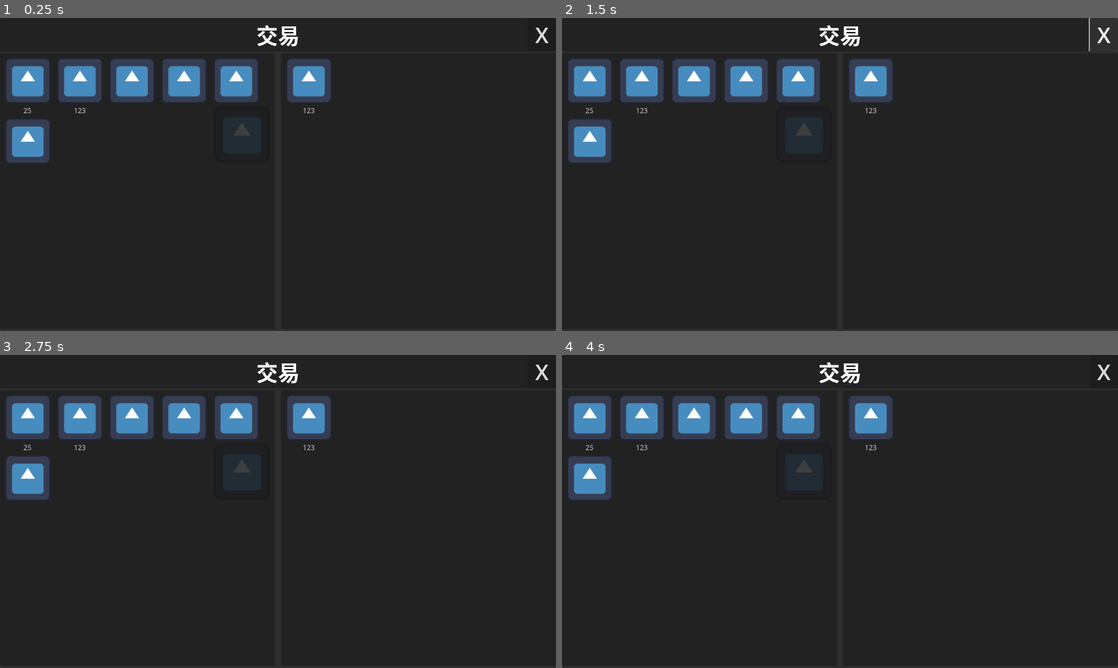
Above: before the commit, frames 1-4 (two rows, left to right).
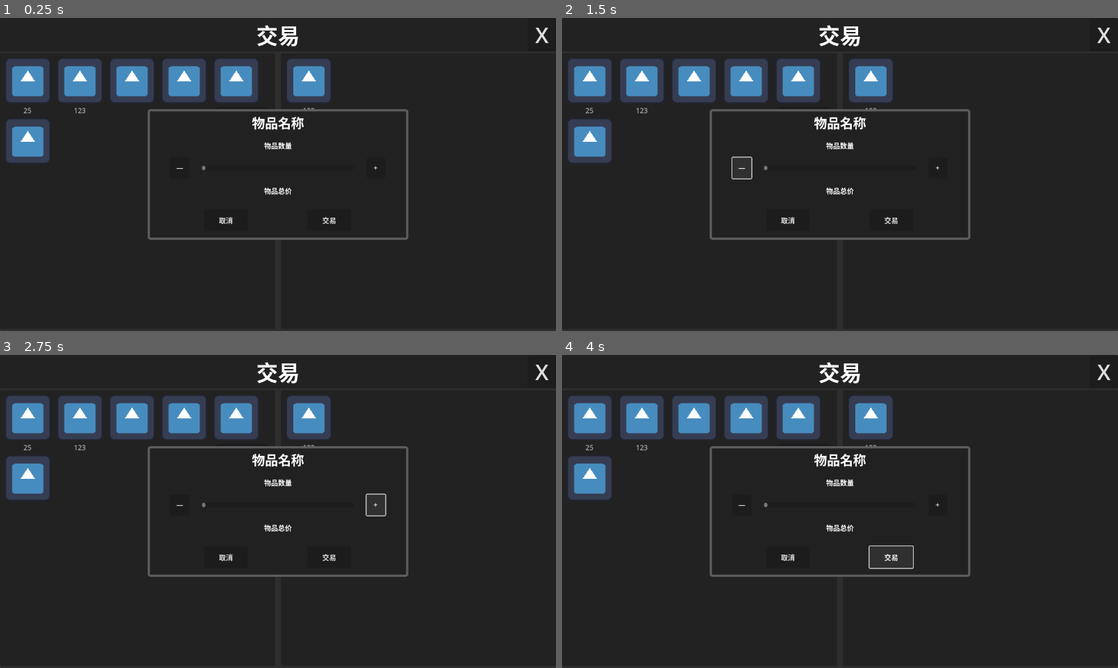
Above: after the commit, the same moments.

Repository: lxdua/EndingLine
Game: Godot game, scene res://Trade/Scene/trade_test.tscn
Same seed, same stepped clock (60 frames per second), same inputs: the game is played once before the commit and once after it. This scene is started directly instead of the project's main scene. The engine's default icon, where the game draws it, is replaced by a stand-in: a white triangle on a blue panel in a dark square.
Inputs (mouse positions are in pixels of both pictures, inside the frame that each line leads up to):
- Up to frame 1 (0.25 s): no input
- Up to frame 2 (1.5 s): click "X" at 0.5 s; click "X" (after the commit: "—") at 1.25 s
- Up to frame 3 (2.75 s): click (378, 505) at 2 s, where only the run after the commit has a clickable "+"
- Up to frame 4 (4 s): click "X" (after the commit: "取消") at 2.75 s; click (890, 558) at 3.5 s, where only the run after the commit has a clickable "交易"

The runs differ from the first frame. In frame 1, 1.6% of the frame differs, in the area x 2-74%, y 15-71%; in frame 2, 1.7%, in the area x 2-100%, y 0-71%; in frame 3, 1.7%; in frame 4, 1.7%.

Commit message:
1

Diff:
--- /dev/null
+++ b/endinglinetry/Trade/Scene/TradeUI/goods_list.tscn
@@ -0,0 +1,16 @@
+[gd_scene load_steps=3 format=3 uid="uid://c0en6jwj481vt"]
+
+[ext_resource type="Script" path="res://Trade/Script/TradeUI/goods_list.gd" id="1_4x8wb"]
+[ext_resource type="Script" path="res://Trade/Script/TradeUI/goods_list_item.gd" id="2_gmcxx"]
+
+[node name="GoodsList" type="ScrollContainer"]
+script = ExtResource("1_4x8wb")
+
+[node name="VBoxContainer" type="VBoxContainer" parent="."]
+layout_mode = 2
+size_flags_horizontal = 3
+size_flags_vertical = 3
+
+[node name="GoodsListItem" type="PanelContainer" parent="VBoxContainer"]
+layout_mode = 2
+script = ExtResource("2_gmcxx")
--- /dev/null
+++ b/endinglinetry/Trade/Scene/TradeUI/goods_list_item.tscn
@@ -0,0 +1,33 @@
+[gd_scene load_steps=3 format=3 uid="uid://colrqteefvben"]
+
+[ext_resource type="Script" path="res://Trade/Script/TradeUI/goods_list_item.gd" id="1_04p4h"]
+[ext_resource type="Texture2D" uid="uid://dgbe8puaplb6m" path="res://icon.svg" id="1_u24qo"]
+
+[node name="GoodsListItem" type="PanelContainer"]
+size_flags_vertical = 3
+script = ExtResource("1_04p4h")
+
+[node name="HBoxContainer" type="HBoxContainer" parent="."]
+layout_mode = 2
+
+[node name="MarginContainer" type="MarginContainer" parent="HBoxContainer"]
+layout_mode = 2
+theme_override_constants/margin_left = 5
+theme_override_constants/margin_top = 5
+theme_override_constants/margin_right = 5
+theme_override_constants/margin_bottom = 5
+
+[node name="IconRect" type="TextureRect" parent="HBoxContainer/MarginContainer"]
+layout_mode = 2
+texture = ExtResource("1_u24qo")
+expand_mode = 2
+
+[node name="ItemDataText" type="RichTextLabel" parent="HBoxContainer"]
+layout_mode = 2
+size_flags_horizontal = 3
+text = "物品名称
+当前单价:1
+指导单价:1
+数量:0
+"
+scroll_active = false
--- /dev/null
+++ b/endinglinetry/Trade/Scene/TradeUI/trade_ui.tscn
@@ -0,0 +1,219 @@
+[gd_scene load_steps=6 format=3 uid="uid://dovfytcll6bqb"]
+
+[ext_resource type="Texture2D" uid="uid://dgbe8puaplb6m" path="res://icon.svg" id="1_5n6at"]
+[ext_resource type="Script" path="res://Trade/Script/TradeUI/trade_ui.gd" id="1_kgsjj"]
+
+[sub_resource type="StyleBoxEmpty" id="StyleBoxEmpty_m242h"]
+
+[sub_resource type="StyleBoxEmpty" id="StyleBoxEmpty_64eyq"]
+
+[sub_resource type="StyleBoxFlat" id="StyleBoxFlat_3kst5"]
+bg_color = Color(0.129412, 0.129412, 0.129412, 1)
+border_width_left = 5
+border_width_top = 5
+border_width_right = 5
+border_width_bottom = 5
+border_color = Color(0.384314, 0.384314, 0.384314, 0.929412)
+corner_radius_top_left = 5
+corner_radius_top_right = 5
+corner_radius_bottom_right = 5
+corner_radius_bottom_left = 5
+
+[node name="TradeUI" type="CanvasLayer"]
+script = ExtResource("1_kgsjj")
+
+[node name="Panel" type="Panel" parent="."]
+anchors_preset = 15
+anchor_right = 1.0
+anchor_bottom = 1.0
+grow_horizontal = 2
+grow_vertical = 2
+
+[node name="VBoxContainer" type="VBoxContainer" parent="."]
+anchors_preset = 15
+anchor_right = 1.0
+anchor_bottom = 1.0
+grow_horizontal = 2
+grow_vertical = 2
+size_flags_horizontal = 3
+size_flags_vertical = 2
+
+[node name="VBox" type="PanelContainer" parent="VBoxContainer"]
+clip_contents = true
+custom_minimum_size = Vector2(0, 50)
+layout_mode = 2
+size_flags_horizontal = 3
+size_flags_vertical = 0
+
+[node name="Label" type="Label" parent="VBoxContainer/VBox"]
+layout_mode = 2
+size_flags_horizontal = 4
+theme_override_font_sizes/font_size = 50
+text = "交易"
+
+[node name="Button" type="Button" parent="VBoxContainer/VBox"]
+layout_mode = 2
+size_flags_horizontal = 8
+theme_override_font_sizes/font_size = 50
+text = " X "
+
+[node name="HBox" type="HBoxContainer" parent="VBoxContainer"]
+custom_minimum_size = Vector2(100, 100)
+layout_mode = 2
+size_flags_horizontal = 3
+size_flags_vertical = 3
+
+[node name="MarginContainer" type="MarginContainer" parent="VBoxContainer/HBox"]
+layout_mode = 2
+size_flags_horizontal = 3
+theme_override_constants/margin_right = 5
+theme_override_constants/margin_bottom = 5
+
+[node name="PlayerGoodsList" type="ItemList" parent="VBoxContainer/HBox/MarginContainer"]
+layout_mode = 2
+theme_override_styles/focus = SubResource("StyleBoxEmpty_m242h")
+item_count = 6
+max_columns = 5
+same_column_width = true
+icon_mode = 0
+fixed_icon_size = Vector2i(5, 5)
+item_0/text = "25"
+item_0/icon = ExtResource("1_5n6at")
+item_1/text = "123"
+item_1/icon = ExtResource("1_5n6at")
+item_2/icon = ExtResource("1_5n6at")
+item_3/icon = ExtResource("1_5n6at")
+item_4/icon = ExtResource("1_5n6at")
+item_5/icon = ExtResource("1_5n6at")
+
+[node name="MarginContainer2" type="MarginContainer" parent="VBoxContainer/HBox"]
+layout_mode = 2
+size_flags_horizontal = 3
+theme_override_constants/margin_left = 5
+theme_override_constants/margin_bottom = 5
+
+[node name="GoodsList" type="ItemList" parent="VBoxContainer/HBox/MarginContainer2"]
+layout_mode = 2
+theme_override_styles/focus = SubResource("StyleBoxEmpty_64eyq")
+item_count = 1
+max_columns = 0
+same_column_width = true
+icon_mode = 0
+item_0/text = "123"
+item_0/icon = ExtResource("1_5n6at")
+item_0/selectable = false
+
+[node name="PanelContainer" type="PanelContainer" parent="."]
+clip_contents = true
+custom_minimum_size = Vector2(600, 300)
+anchors_preset = 8
+anchor_left = 0.5
+anchor_top = 0.5
+anchor_right = 0.5
+anchor_bottom = 0.5
+offset_left = -20.0
+offset_top = -20.0
+offset_right = 20.0
+offset_bottom = 20.0
+grow_horizontal = 2
+grow_vertical = 2
+theme_override_styles/panel = SubResource("StyleBoxFlat_3kst5")
+
+[node name="VBoxContainer" type="VBoxContainer" parent="PanelContainer"]
+layout_mode = 2
+
+[node name="CenterContainer" type="CenterContainer" parent="PanelContainer/VBoxContainer"]
+custom_minimum_size = Vector2(0, 50)
+layout_mode = 2
+
+[node name="Label" type="Label" parent="PanelContainer/VBoxContainer/CenterContainer"]
+layout_mode = 2
+theme_override_font_sizes/font_size = 30
+text = "物品名称"
+
+[node name="VBox" type="VBoxContainer" parent="PanelContainer/VBoxContainer"]
+layout_mode = 2
+size_flags_vertical = 3
+
+[node name="CenterContainer" type="CenterContainer" parent="PanelContainer/VBoxContainer/VBox"]
+layout_mode = 2
+size_flags_vertical = 3
+
+[node name="Label" type="Label" parent="PanelContainer/VBoxContainer/VBox/CenterContainer"]
+layout_mode = 2
+text = "物品数量"
+
+[node name="HBoxContainer" type="HBoxContainer" parent="PanelContainer/VBoxContainer/VBox"]
+layout_mode = 2
+size_flags_vertical = 3
+
+[node name="Control" type="Control" parent="PanelContainer/VBoxContainer/VBox/HBoxContainer"]
+layout_mode = 2
+size_flags_horizontal = 3
+
+[node name="Button" type="Button" parent="PanelContainer/VBoxContainer/VBox/HBoxContainer"]
+layout_mode = 2
+size_flags_horizontal = 3
+text = "—"
+
+[node name="CenterContainer" type="CenterContainer" parent="PanelContainer/VBoxContainer/VBox/HBoxContainer"]
+custom_minimum_size = Vector2(400, 0)
+layout_mode = 2
+
+[node name="HScrollBar" type="HScrollBar" parent="PanelContainer/VBoxContainer/VBox/HBoxContainer/CenterContainer"]
+custom_minimum_size = Vector2(350, 10)
+layout_mode = 2
+custom_step = 1.0
+
+[node name="Button2" type="Button" parent="PanelContainer/VBoxContainer/VBox/HBoxContainer"]
+layout_mode = 2
+size_flags_horizontal = 3
+text = "+"
+
+[node name="Control2" type="Control" parent="PanelContainer/VBoxContainer/VBox/HBoxContainer"]
+layout_mode = 2
+size_flags_horizontal = 3
+
+[node name="CenterContainer2" type="CenterContainer" parent="PanelContainer/VBoxContainer/VBox"]
+layout_mode = 2
+size_flags_vertical = 3
+
+[node name="Label" type="Label" parent="PanelContainer/VBoxContainer/VBox/CenterContainer2"]
+layout_mode = 2
+text = "物品总价"
+
+[node name="HBoxContainer" type="HBoxContainer" parent="PanelContainer/VBoxContainer"]
+custom_minimum_size = Vector2(0, 80)
+layout_mode = 2
+
+[node name="Control" type="Control" parent="PanelContainer/VBoxContainer/HBoxContainer"]
+layout_mode = 2
+size_flags_horizontal = 3
+
+[node name="CenterContainer" type="CenterContainer" parent="PanelContainer/VBoxContainer/HBoxContainer"]
+layout_mode = 2
+size_flags_horizontal = 3
+
+[node name="Button" type="Button" parent="PanelContainer/VBoxContainer/HBoxContainer/CenterContainer"]
+custom_minimum_size = Vector2(100, 50)
+layout_mode = 2
+text = "取消"
+
+[node name="Control2" type="Control" parent="PanelContainer/VBoxContainer/HBoxContainer"]
+layout_mode = 2
+size_flags_horizontal = 3
+
+[node name="CenterContainer2" type="CenterContainer" parent="PanelContainer/VBoxContainer/HBoxContainer"]
+layout_mode = 2
+size_flags_horizontal = 3
+
+[node name="Button2" type="Button" parent="PanelContainer/VBoxContainer/HBoxContainer/CenterContainer2"]
+custom_minimum_size = Vector2(100, 50)
+layout_mode = 2
+text = "交易"
+
+[node name="Control3" type="Control" parent="PanelContainer/VBoxContainer/HBoxContainer"]
+layout_mode = 2
+size_flags_horizontal = 3
+
+[connection signal="item_clicked" from="VBoxContainer/HBox/MarginContainer/PlayerGoodsList" to="." method="_on_player_goods_list_item_clicked"]
--- a/endinglinetry/Trade/Scene/trade_test.tscn
+++ b/endinglinetry/Trade/Scene/trade_test.tscn
@@ -3,7 +3,7 @@
 [ext_resource type="Texture2D" uid="uid://dgbe8puaplb6m" path="res://icon.svg" id="1_3bwyt"]
 [ext_resource type="Script" path="res://Trade/Script/trade_goods.gd" id="2_1c4b1"]
 [ext_resource type="Script" path="res://Trade/Script/trade_manage.gd" id="2_61n01"]
-[ext_resource type="PackedScene" uid="uid://dovfytcll6bqb" path="res://Trade/Scene/trade_ui.tscn" id="4_fvdnw"]
+[ext_resource type="PackedScene" uid="uid://dovfytcll6bqb" path="res://Trade/Scene/TradeUI/trade_ui.tscn" id="4_fvdnw"]
 
 [node name="TradeTest" type="Node2D"]
 
@@ -22,8 +22,7 @@
 
 [node name="PlayerTradeGoods" type="Node" parent="TradeManage"]
 script = ExtResource("2_1c4b1")
-add_id = 2
-add_number = 1
+add_number = 30
 add_g = true
 cash = 500
 
--- a/endinglinetry/Trade/Scene/trade_ui.tscn
+++ /dev/null
@@ -1,92 +0,0 @@
-[gd_scene load_steps=5 format=3 uid="uid://dovfytcll6bqb"]
-
-[ext_resource type="Texture2D" uid="uid://dgbe8puaplb6m" path="res://icon.svg" id="1_5n6at"]
-[ext_resource type="Script" path="res://Trade/Script/trade_ui.gd" id="1_kgsjj"]
-
-[sub_resource type="StyleBoxEmpty" id="StyleBoxEmpty_m242h"]
-
-[sub_resource type="StyleBoxEmpty" id="StyleBoxEmpty_64eyq"]
-
-[node name="TradeUI" type="CanvasLayer"]
-script = ExtResource("1_kgsjj")
-
-[node name="Panel" type="Panel" parent="."]
-anchors_preset = 15
-anchor_right = 1.0
-anchor_bottom = 1.0
-grow_horizontal = 2
-grow_vertical = 2
-
-[node name="VBoxContainer" type="VBoxContainer" parent="."]
-anchors_preset = 15
-anchor_right = 1.0
-anchor_bottom = 1.0
-grow_horizontal = 2
-grow_vertical = 2
-size_flags_horizontal = 3
-size_flags_vertical = 2
-
-[node name="VBox" type="PanelContainer" parent="VBoxContainer"]
-clip_contents = true
-custom_minimum_size = Vector2(0, 50)
-layout_mode = 2
-size_flags_horizontal = 3
-size_flags_vertical = 0
-
-[node name="Label" type="Label" parent="VBoxContainer/VBox"]
-layout_mode = 2
-size_flags_horizontal = 4
-theme_override_font_sizes/font_size = 50
-text = "交易"
-
-[node name="Button" type="Button" parent="VBoxContainer/VBox"]
-layout_mode = 2
-size_flags_horizontal = 8
-theme_override_font_sizes/font_size = 50
-text = " X "
-
-[node name="HBox" type="HBoxContainer" parent="VBoxContainer"]
-custom_minimum_size = Vector2(100, 100)
-layout_mode = 2
-size_flags_horizontal = 3
-size_flags_vertical = 3
-
-[node name="MarginContainer" type="MarginContainer" parent="VBoxContainer/HBox"]
-layout_mode = 2
-size_flags_horizontal = 3
-theme_override_constants/margin_right = 5
-theme_override_constants/margin_bottom = 5
-
-[node name="PlayerGoodsList" type="ItemList" parent="VBoxContainer/HBox/MarginContainer"]
-layout_mode = 2
-theme_override_styles/focus = SubResource("StyleBoxEmpty_m242h")
-item_count = 6
-max_columns = 5
-same_column_width = true
-icon_mode = 0
-fixed_icon_size = Vector2i(5, 5)
-item_0/text = "25"
-item_0/icon = ExtResource("1_5n6at")
-item_1/text = "123"
-item_1/icon = ExtResource("1_5n6at")
-item_2/icon = ExtResource("1_5n6at")
-item_3/icon = ExtResource("1_5n6at")
-item_4/icon = ExtResource("1_5n6at")
-item_5/icon = ExtResource("1_5n6at")
-
-[node name="MarginContainer2" type="MarginContainer" parent="VBoxContainer/HBox"]
-layout_mode = 2
-size_flags_horizontal = 3
-theme_override_constants/margin_left = 5
-theme_override_constants/margin_bottom = 5
-
-[node name="GoodsList" type="ItemList" parent="VBoxContainer/HBox/MarginContainer2"]
-layout_mode = 2
-theme_override_styles/focus = SubResource("StyleBoxEmpty_64eyq")
-item_count = 1
-max_columns = 0
-same_column_width = true
-icon_mode = 0
-item_0/text = "123"
-item_0/icon = ExtResource("1_5n6at")
-item_0/selectable = false
--- /dev/null
+++ b/endinglinetry/Trade/Script/TradeUI/goods_list.gd
@@ -0,0 +1,24 @@
+@tool
+extends ScrollContainer
+class_name GoodsList
+
+const GOODS_LIST_ITEM = preload("res://Trade/Scene/TradeUI/goods_list_item.tscn")
+
+@onready var v_box_container: VBoxContainer = $VBoxContainer
+
+
+@export var add_item:bool:
+	set(new_b):
+		add_item=false
+		return add_list_item()
+
+
+
+func add_list_item()->GoodsListItem:
+	if GOODS_LIST_ITEM.can_instantiate():
+		var item:GoodsListItem=GOODS_LIST_ITEM.instantiate()
+		v_box_container.add_child(item)
+		return item
+	else:
+		print("未找到 GOODSLISTITEM 场景文件")
+		return
--- /dev/null
+++ b/endinglinetry/Trade/Script/TradeUI/goods_list_item.gd
@@ -0,0 +1,31 @@
+@tool
+extends PanelContainer
+class_name GoodsListItem
+
+@onready var icon_rect: TextureRect = $HBoxContainer/MarginContainer/IconRect
+@onready var item_data_text: RichTextLabel = $HBoxContainer/ItemDataText
+
+@export var icon:Texture2D=preload("res://icon.svg"):
+	set(new_icon):
+		icon=new_icon
+		icon_rect.texture=icon
+@export var goods_name:String="物品名称":
+	set(new_name):
+		goods_name=new_name
+		set_item_data_text()
+@export_range(1,99999) var goods_price:int=1:
+	set(new_price):
+		goods_price=new_price
+		set_item_data_text()
+@export_range(0,99) var price_multiplier:float=1:
+	set(new_multiplier):
+		price_multiplier=new_multiplier
+		set_item_data_text()
+@export_range(0,99999) var goods_number:int:
+	set(new_number):
+		goods_number=new_number
+		set_item_data_text()
+
+
+func set_item_data_text():
+	item_data_text.text=goods_name+"\n当前单价:"+str(int(goods_price*price_multiplier))+"\n指导单价:"+str(goods_price)+"\n数量:"+str(goods_number)+"\n"
--- a/endinglinetry/Trade/Script/trade_ui.gd
+++ b/endinglinetry/Trade/Script/TradeUI/trade_ui.gd
@@ -27,10 +27,14 @@
 	player_list_goods_map.clear()
 	for g in player_goods.goods:
 		if g.number>0:
-			player_list_goods_map[player_goods_list.add_item(str(g.number),icon,(g.number>0))]=g
+			player_list_goods_map[player_goods_list.add_item(str(g.number),icon,false)]=g
 
 	goods_list.clear()
 	list_goods_map.clear()
 	for g in goods.goods:
 		if g.number>0:
-			list_goods_map[goods_list.add_item(str(g.number),icon)]=g
+			list_goods_map[goods_list.add_item(str(g.number),icon,false)]=g
+
+
+func _on_player_goods_list_item_clicked(index: int, at_position: Vector2, mouse_button_index: int) -> void:
+	pass
--- a/endinglinetry/Trade/Script/trade_goods.gd
+++ b/endinglinetry/Trade/Script/trade_goods.gd
@@ -49,3 +49,6 @@
 		print("设置成功")
 	else:
 		print("设置失败")
+
+func print_all_goods():
+	goods.all(func(g):g.print_goods())
--- a/endinglinetry/Trade/Script/trade_manage.gd
+++ b/endinglinetry/Trade/Script/trade_manage.gd
@@ -13,13 +13,16 @@
 
 
 
-func Trace(t_goods:TradeGoods):
-	pass
+func open_trace_ui(t_goods:TradeGoods):
+	trade_ui.reset_list_goods(player_trade_goods,t_goods)
+
+
 
 func _input(event: InputEvent) -> void:
 	if event is InputEventKey:
 		if event.keycode == KEY_A:
-			trade_ui.reset_list_goods(player_trade_goods,$"../Sprite2D/TradeGoods")
+			open_trace_ui($"../Sprite2D/TradeGoods")
+
 
 
 
--- a/endinglinetry/project.godot
+++ b/endinglinetry/project.godot
@@ -25,4 +25,5 @@
 
 [rendering]
 
+textures/canvas_textures/default_texture_filter=0
 textures/canvas_textures/default_texture_repeat=1
